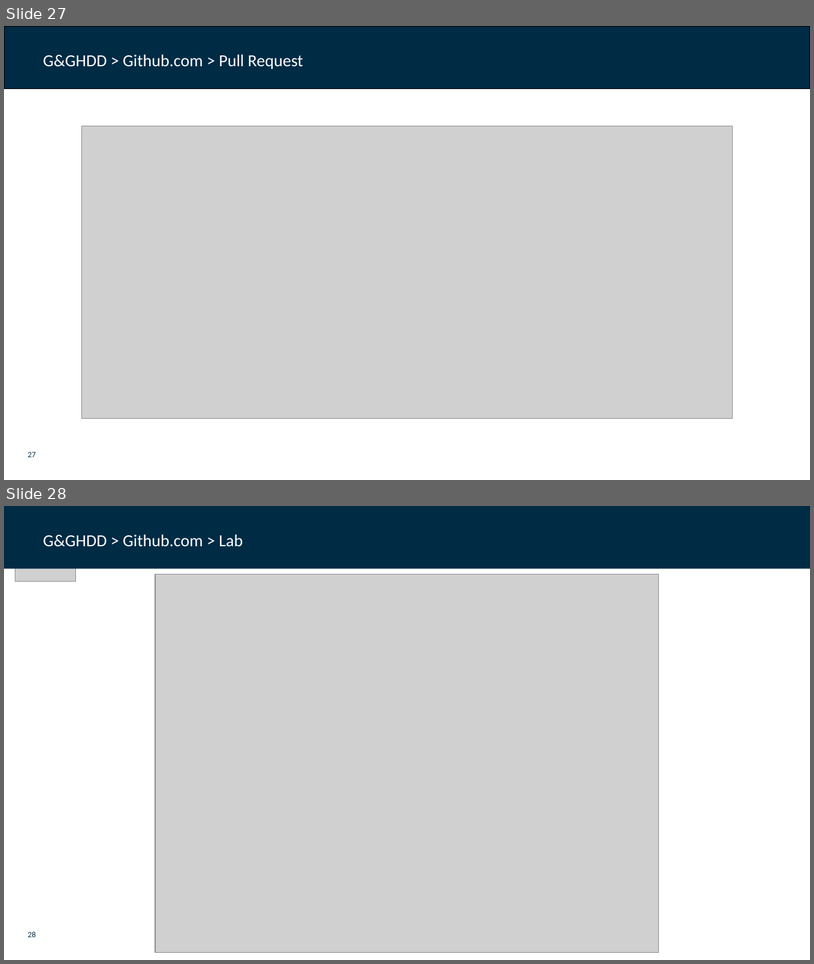
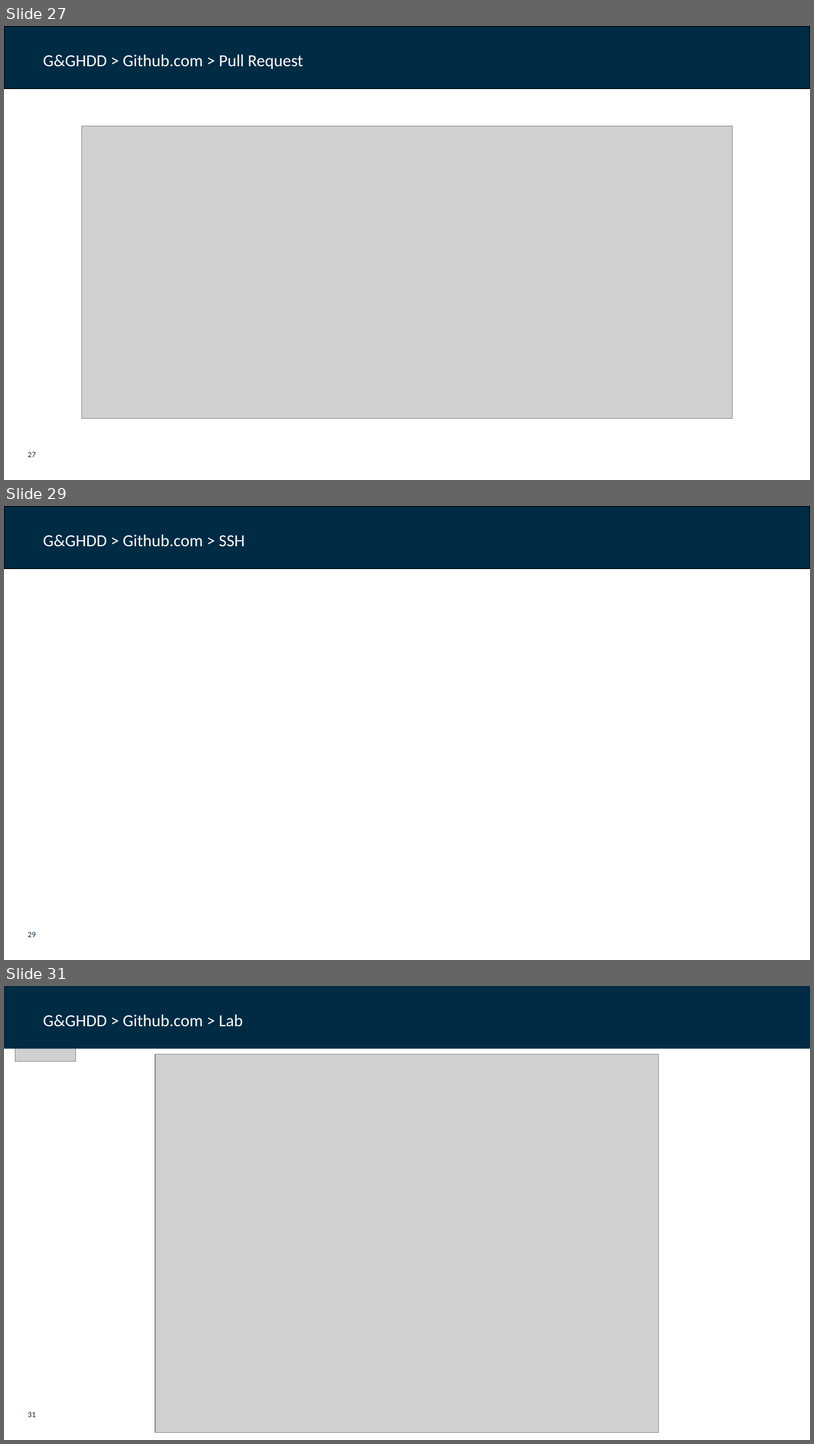
Before and after one commit to dfds/dojo, a slide deck: workshops/git-github-deep-dive/git_github_deep_dive.pptx. Shown one above the other, each under a label of ours: slides 27 and 28 before the commit, slides 27, 29 and 31 after it; the slides between them are not shown. The pictures are 814x964 and 814x1444 pixels, drawn with LibreOffice and Linux fonts; fonts in the diff are those of the drawing; grey boxes stand for pictures; background and template pictures are left out. Boxes give left, top, right and bottom in pixels: in the first picture for what was removed or moved away, otherwise in the second. Text is boxed around its words. In the diff, an @@ line names an element or a change of style, - is before the commit and + after.

```diff
--- a/workshops/git-github-deep-dive/git_github_deep_dive.pptx
+++ b/workshops/git-github-deep-dive/git_github_deep_dive.pptx
@@ slide 29 added at (4, 506, 810, 960), background #FFFFFF; not listed: 1 template element that a slide beside it also shows @@
@@ rectangle added at (4, 506, 810, 569), fill #002B45, outline #000000 1 pt @@
@@ rectangle added at (37, 526, 573, 553), fill #002B45, outline #002B45 0.75 pt, 20 pt, text #FFFFFF @@
+G&GHDD > Github.com > SSH
@@ what was slide 28 is now slide 31 @@
@@ page number at (28, 1411, 36, 1417): text changed @@
-28
+31
```
Also in this commit, not shown: 2 other slides added, 2 other files.
